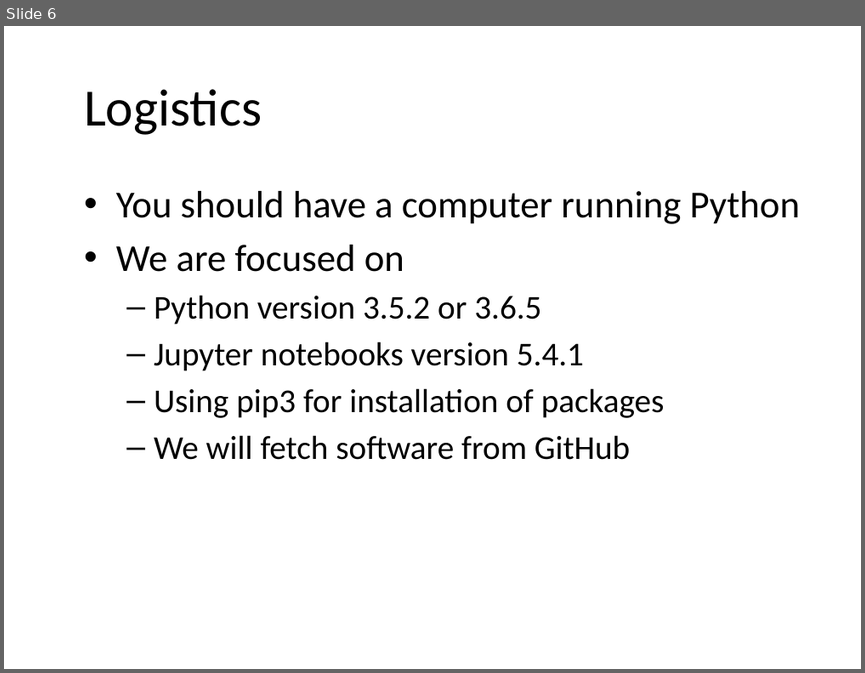
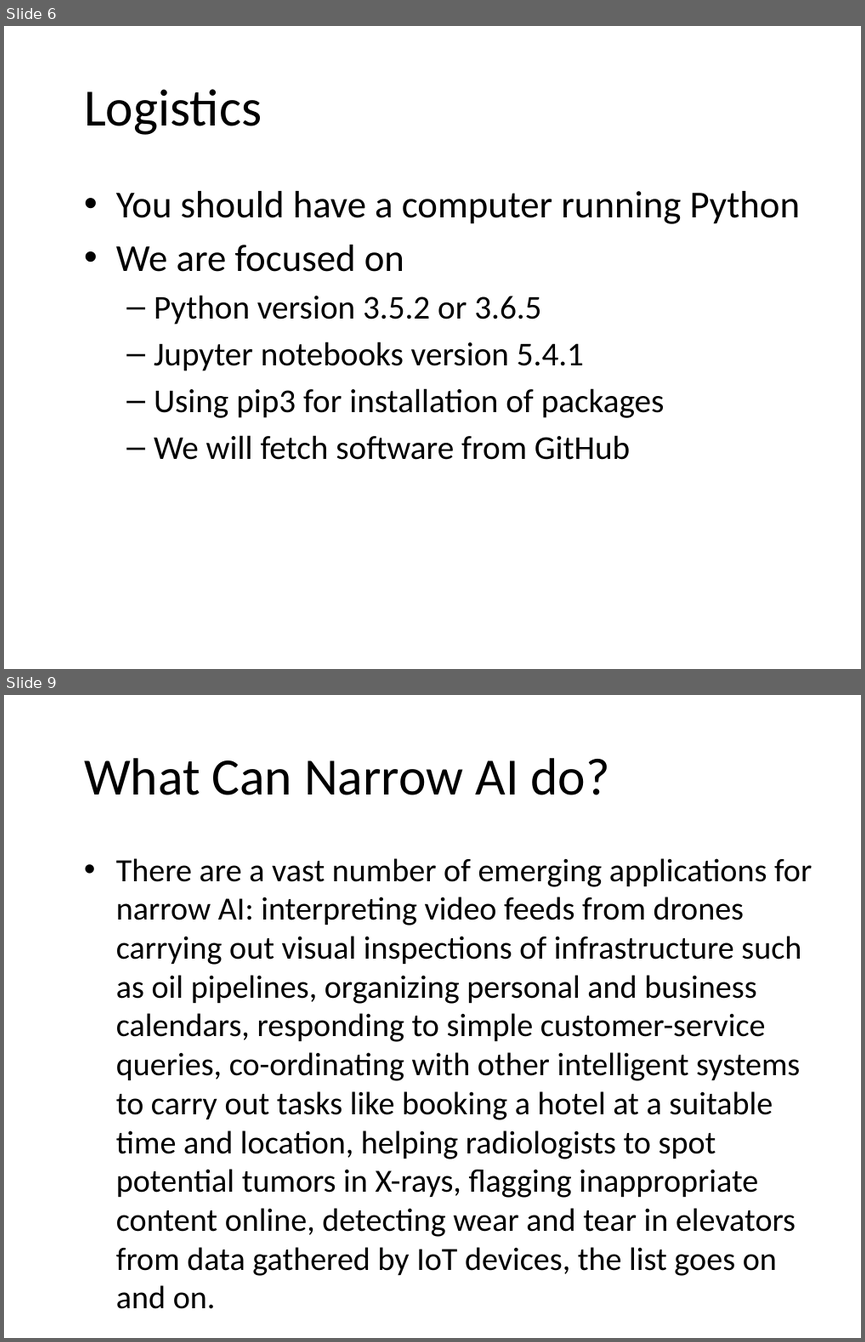
Before and after one commit to JeffRisberg/PythonNotebooksForAI, a slide deck: Documents/10-Introduction.pptx. Shown one above the other, each under a label of ours: slide 6 before the commit, slides 6 and 9 after it; the slides between them are not shown. The pictures are 865x673 and 865x1342 pixels, drawn with LibreOffice and Linux fonts; fonts in the diff are those of the drawing; background and template pictures are left out. Boxes give left, top, right and bottom in pixels: in the first picture for what was removed or moved away, otherwise in the second. Text is boxed around its words. In the diff, an @@ line names an element or a change of style, - is before the commit and + after.

```diff
--- a/Documents/10-Introduction.pptx
+++ b/Documents/10-Introduction.pptx
@@ slide 9 added at (4, 695, 861, 1338), background picture (left out) @@
@@ title added at (84, 758, 610, 795), 44 pt, text #000000 @@
+What Can Narrow AI do?
@@ text added at (116, 858, 812, 1309), 27.2 pt, text #000000 @@
+• There are a vast number of emerging applications for narrow AI: interpreting video feeds from drones carrying out visual inspections of infrastructure such as oil pipelines, organizing personal and business calendars, responding to simple customer-service queries, co-ordinating with other intelligent systems to carry out tasks like booking a hotel at a suitable time and location, helping radiologists to spot potential tumors in X-rays, flagging inappropriate content online, detecting wear and tear in elevators from data gathered by IoT devices, the list goes on and on.
```
Also in this commit, not shown: 1 slide changed, 13 other slides added, 1 slide removed.
